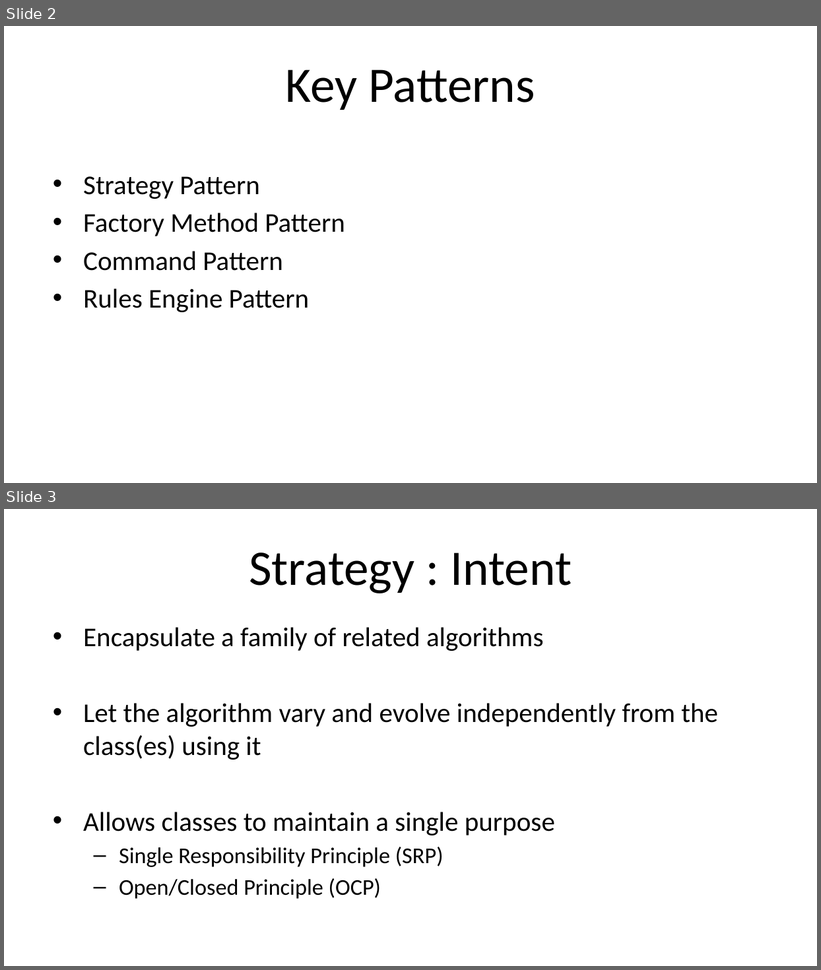
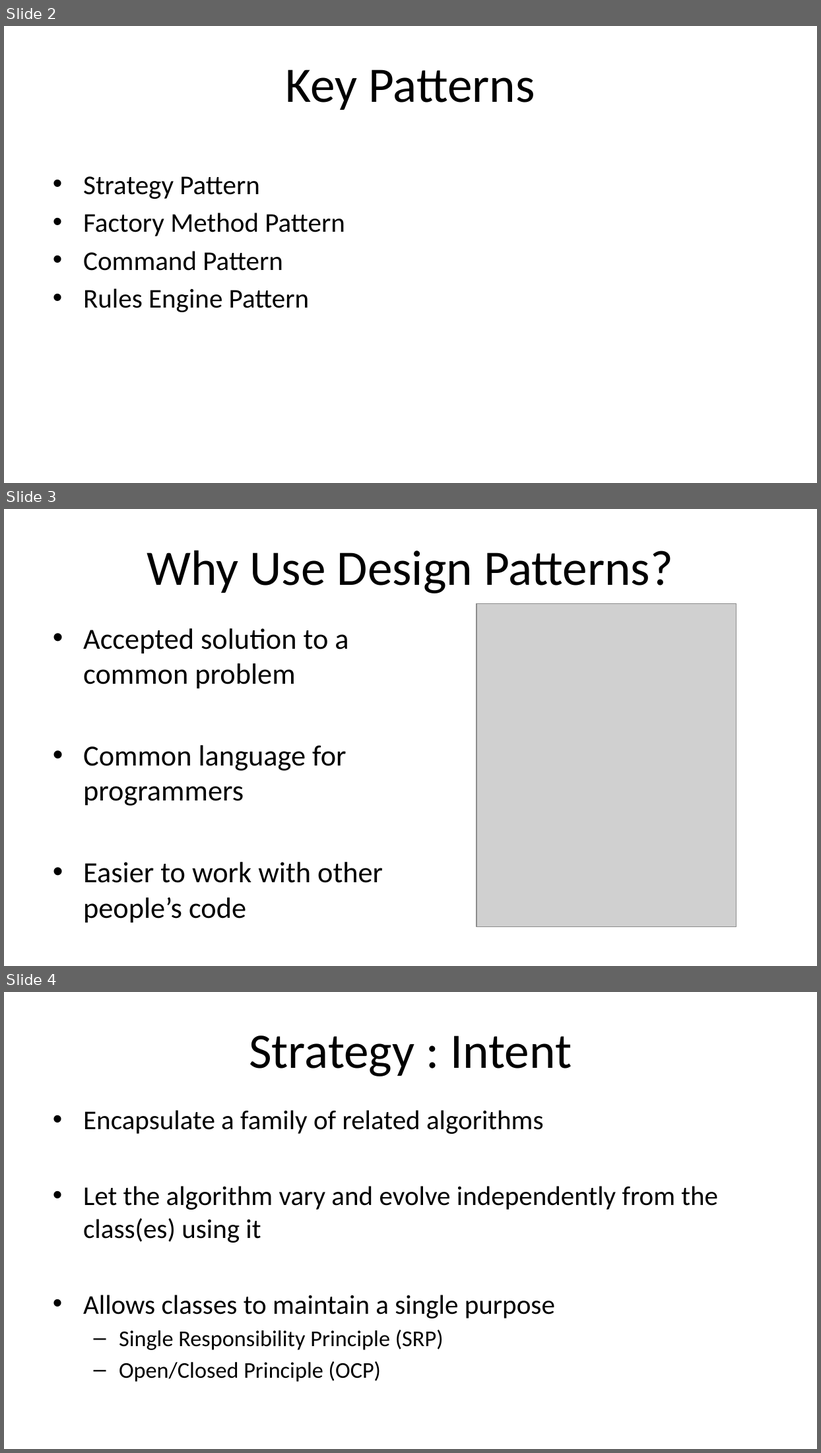
Before and after one commit to HudsonSC/CodeMash-2015-Precompiler-Workshop, a slide deck: 03-Patterns.pptx. Shown one above the other, each under a label of ours: slides 2 and 3 before the commit, slides 2, 3 and 4 after it. The pictures are 821x970 and 821x1453 pixels, drawn with LibreOffice and Linux fonts; fonts in the diff are those of the drawing; grey boxes stand for pictures; background and template pictures are left out. Boxes give left, top, right and bottom in pixels: in the first picture for what was removed or moved away, otherwise in the second. Text is boxed around its words. In the diff, an @@ line names an element or a change of style, - is before the commit and + after.

Commit message:
patterns slides updated

```diff
--- a/03-Patterns.pptx
+++ b/03-Patterns.pptx
@@ slide 3 added at (4,509,817,966), background #FFFFFF @@
@@ title added at (147,550,673,593), 44 pt, text #000000 @@
+Why Use Design Patterns?
@@ picture added at (477,603,736,927) @@
@@ text added at (83,628,383,923), 25.9 pt, text #000000 @@
+• Accepted solution to a common problem
+• Common language for programmers
+• Easier to work with other people’s code
@@ what was slide 3 is now slide 4 @@
```
Also in this commit, not shown: 3 slides changed, 3 other slides added.
